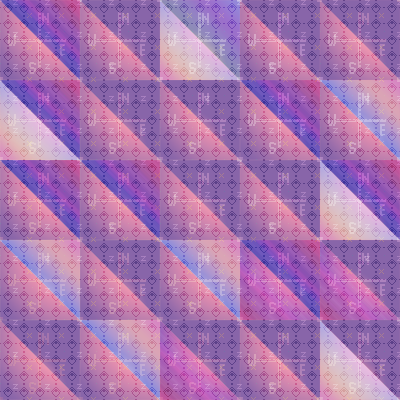
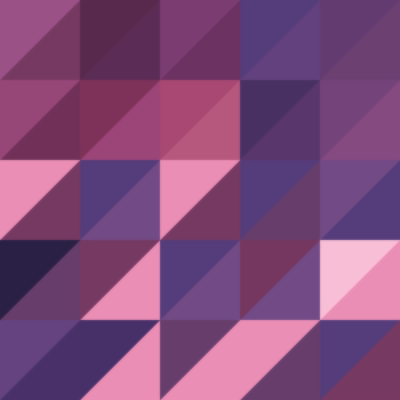
Before/after of a 400 x 400 layered artwork. What changed in the layer stack:
hid "图层 5", painted on it over [0, 0, 400, 400]
hid "S", painted on it over [0, 0, 400, 400]
added layer "图层 2 副本 49" (59%) above "图层 2 副本 24" over [0, 0, 400, 400]
painted on "图层 2 副本 24" over [0, 320, 400, 400]
painted on "图层 1 副本 24" over [0, 320, 400, 400]
painted on "图层 2 副本 20" over [0, 320, 400, 400]
painted on "图层 1 副本 20" over [0, 320, 400, 400]
painted on "图层 2 副本 19" over [0, 240, 400, 320]
painted on "图层 1 副本 19" over [0, 240, 400, 320]
painted on "图层 2 副本 15" over [0, 240, 400, 320]
painted on "图层 1 副本 15" over [0, 240, 400, 320]
painted on "图层 2 副本 14" over [0, 160, 400, 240]
painted on "图层 1 副本 14" over [0, 160, 400, 240]
painted on "图层 2 副本 10" over [0, 160, 400, 240]
painted on "图层 1 副本 10" over [0, 160, 400, 240]
painted on "图层 2 副本 9" over [0, 80, 400, 160]
painted on "图层 1 副本 9" over [0, 80, 400, 160]
painted on "图层 2 副本 5" over [0, 80, 400, 160]
painted on "图层 1 副本 5" over [0, 80, 400, 160]
painted on "图层 2 副本 4" over [0, 0, 400, 80]
painted on "图层 1 副本 4" over [0, 0, 400, 80]
painted on "图层 2" over [0, 0, 400, 80]
added layer "图层 2 副本 50" above "图层 3" over [0, 0, 400, 400]
hid "图层 3", painted on it over [0, 0, 400, 400]
…and 31 more changes (31 painted)
